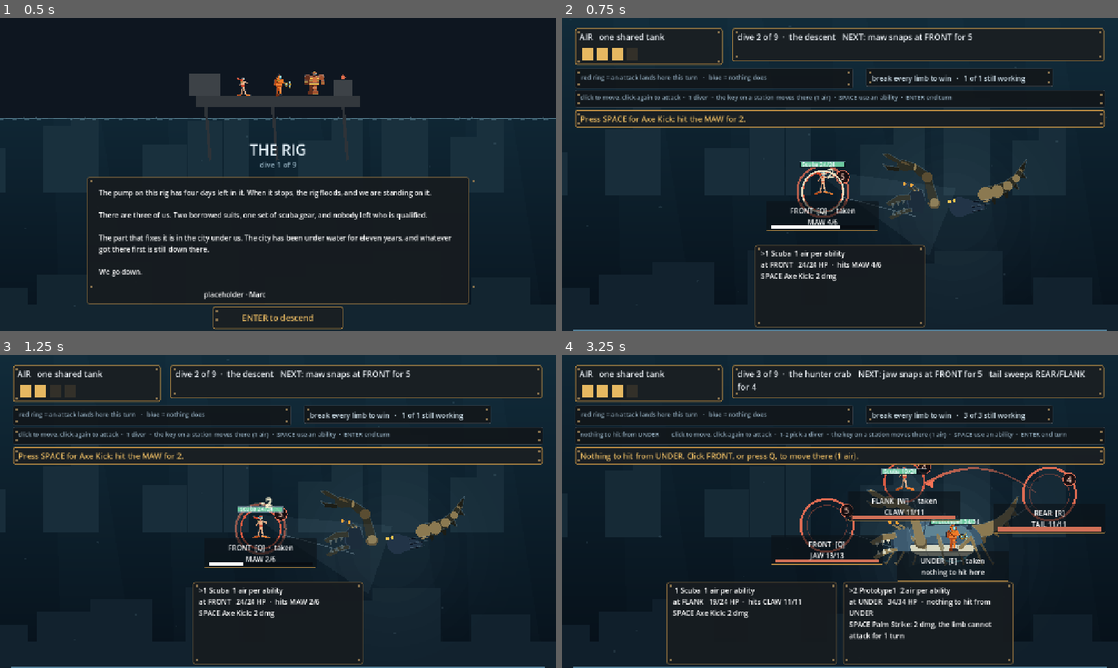
Above: before the commit, frames 1-4 (two rows, left to right).
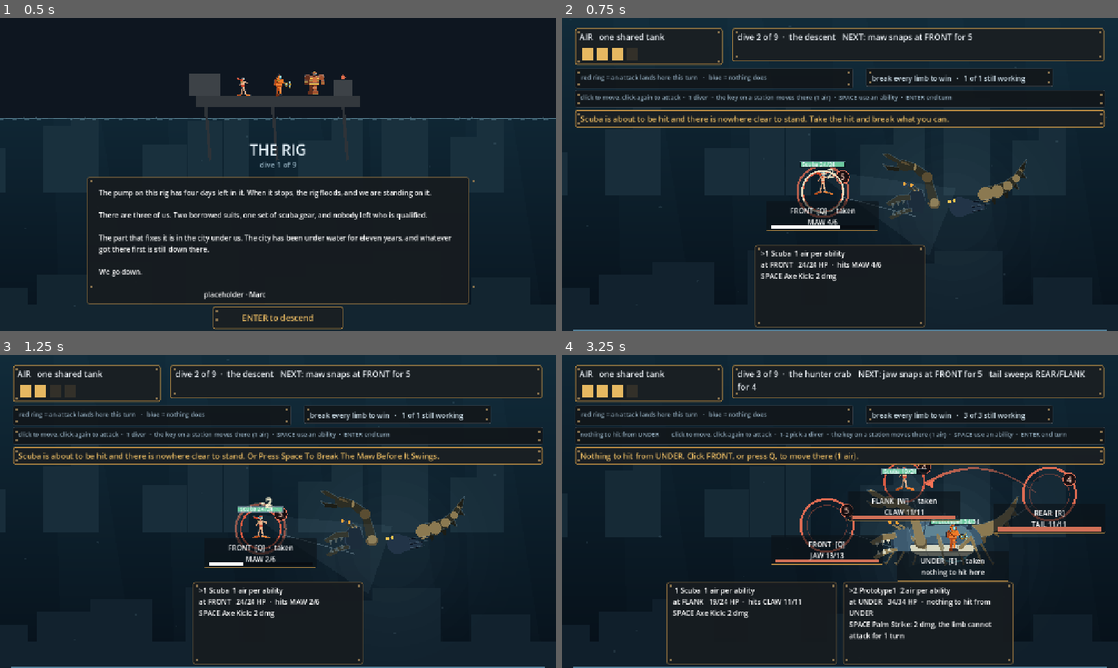
Above: after the commit, the same moments.

Repository: ImmortalDemonGod/salvage
Game: Godot game, scene res://game/main.tscn
Same seed, same stepped clock (60 frames per second), same inputs: the game is played once before the commit and once after it.
Inputs (mouse positions are in pixels of both pictures, inside the frame that each line leads up to):
- Up to frame 1 (0.5 s): no input
- Up to frame 2 (0.75 s): tap Enter at 0.5 s; move the mouse to (962, 158) at 0.52 s; hold Right from 0.53 s (still down); tap 1 at 0.6 s; click (962, 158) at 0.67 s
- Up to frame 3 (1.25 s): keep holding Right; tap Space at 0.77 s
- Up to frame 4 (3.25 s): release Right at 1.25 s; tap Enter at 1.25 s; drag from (728, 527) to (812, 574) at 1.27 s; move the mouse to (895, 442) at 2.02 s; hold Right 2.03-2.75 s; tap 3 at 2.1 s; click (895, 442) at 2.17 s; drag from (812, 574) to (673, 464) at 2.77 s

Frame 1 is identical in both runs. In frame 2, 0.8% of the frame differs, in the area x 3-70%, y 31-34%; in frame 3, 0.9%, in the area x 3-79%, y 31-34%; in frame 4, less than 0.1%.

Commit message:
the hint was worse than no hint
A fresh reviewer walked the eleven screens and found that the prompt band
-- the one teaching surface added since the playtest -- was wrong or
unfollowable on FOUR of five combat screens.

It named a station the same screen labels "taken", which cannot be
entered. And it offered "or hit the JAW with SPACE" as an equivalent to
escaping, when Axe Kick does 2 against a 13 HP limb that is about to swing
for 5. Their words: being told nothing is frustrating, being told to do
something that does not work is worse, because the player does it, it
fails, and now they do not trust the interface either.

A suggestion now has to be legal AND effective. A station is only offered
if it is open, unthreatened, EMPTY and affordable. An attack is only
offered as an alternative to running if it actually stops the hit: enough
damage to break the limb this turn, or a disabler that shuts it. When
neither exists the prompt says so -- there is nowhere clear to stand, take
the hit and break what you can -- instead of inventing an option.

verify/hint.gd audits every suggestion against the sim across 53 states
and four encounters: the station must be enterable, the key must be that
station's key, the ability must be one that diver owns, and "break" must
actually break it. Sabotaged to ignore occupancy, it reproduces the
reviewer's finding by name: "prompt sends Scuba to UNDER, which the screen
labels taken (Prototype1 is there)".

Also from the same review: the ring legend retired after two fights and
they counted the rings as unexplained on exactly the screens carrying the
most of them, so it stays up. "Turn valve 3, it sits at the floor" while
being drawn higher than valves 1 and 2. And the lock's two lines read as
opposites: open the crossover while B is dry, next to keep B dry.

Diff:
--- a/game/main.gd
+++ b/game/main.gd
@@ -589,15 +589,43 @@
 				Combat.STATION_NAMES[int(d.station)], Combat.STATION_NAMES[safe_far],
 				["Q", "W", "E", "R", "T"][safe_far]]
 		return "Press ENTER to end the turn."
-	# standing somewhere an attack is about to land, with the air to leave
-	if int(d.station) in combat.threatened_stations() and combat.air >= Combat.MOVE_COST + d.cost:
+	# standing somewhere an attack is about to land
+	if int(d.station) in combat.threatened_stations():
+		# a station is only a suggestion if it is open, unthreatened, EMPTY,
+		# and affordable. "Taken" is not somewhere you can go.
+		var refuge := -1
 		for st in combat.OPEN_STATIONS:
-			if int(st) == int(d.station):
+			if int(st) == int(d.station) or int(st) in combat.threatened_stations():
 				continue
-			if not (int(st) in combat.threatened_stations()):
-				return "%s is about to be hit. Move to %s (press %s), or hit the %s with SPACE." % [
-					d.dname, Combat.STATION_NAMES[int(st)], ["Q", "W", "E", "R", "T"][int(st)],
-					String(combat.LIMB_NAMES[combat.target_limb(d)]).to_upper()]
+			var occupied := false
+			for o in combat.divers:
+				if not o.down and int(o.station) == int(st):
+					occupied = true
+			if not occupied:
+				refuge = int(st)
+				break
+		# and killing the limb is only an ALTERNATIVE if this diver can
+		# actually kill it this turn with the air in the tank
+		var lb3: int = combat.target_limb(d)
+		var kill := ""
+		if lb3 >= 0:
+			for slot in range(d.kit.size()):
+				var ab3: Dictionary = d.kit[slot]
+				if String(ab3.kind) == "shut" and int(combat.limb_stun[lb3]) <= 0 and combat.air >= d.cost:
+					kill = "or press %s to shut the %s so it cannot swing" % [
+						"SPACE" if slot == 0 else "F", String(combat.LIMB_NAMES[lb3]).to_upper()]
+					break
+				if int(ab3.dmg) >= int(combat.limb_hp[lb3]) and combat.air >= d.cost:
+					kill = "or press %s to break the %s before it swings" % [
+						"SPACE" if slot == 0 else "F", String(combat.LIMB_NAMES[lb3]).to_upper()]
+					break
+		if refuge >= 0 and combat.air >= Combat.MOVE_COST:
+			var move_txt := "%s is about to be hit. Move to %s (press %s)" % [
+				d.dname, Combat.STATION_NAMES[refuge], ["Q", "W", "E", "R", "T"][refuge]]
+			return move_txt + ("   " + kill + "." if kill != "" else ".")
+		if kill != "":
+			return "%s is about to be hit and there is nowhere clear to stand. %s." % [d.dname, kill.capitalize()]
+		return "%s is about to be hit and there is nowhere clear to stand. Take the hit and break what you can." % d.dname
 	# an attack that will land on an empty station costs the squad an air
 	# line, and he watched that happen repeatedly without ever being told
 	# why. Warn while it can still be avoided.
@@ -646,12 +674,12 @@
 	if p.stage == 2:
 		if not p.valve[p.CROSS]:
 			if p.reachable(p.CROSS):
-				return "Open the crossover (4) first, while chamber B is still dry. Once B fills it goes under and you cannot turn it."
+				return "Open the crossover (4) FIRST, before any water goes into B. Its handle is at B floor level, so once B has water you can no longer reach it."
 			return "The crossover is under water. Shut valve 3 to drain chamber B, then open the crossover."
 		return "Crossover open. Fill chamber A to the line with 1 and 2, and 3 to push B's water across. A needs three; B must end dry."
 	if not p.valve[p.SEIZED]:
 		if p.reachable(p.SEIZED):
-			return "Turn valve 3 first. It sits at the floor, and once the water rises it goes under and cannot be turned."
+			return "Turn valve 3 first. It is the one on the tank wall, low down, and once the water rises it goes under and cannot be turned."
 		return "Valve 3 is under water now. Shut one of the others to drop the level, then turn 3."
 	return "Valve 3 is open. Turn the rest to fill the chamber to the line."
 
@@ -780,7 +808,7 @@
 	ui_legend.get_parent().visible = true
 	ui_goal.get_parent().visible = true
 	ui_legend.text = "red ring = an attack lands here this turn   ·   blue = nothing does"
-	ui_legend.get_parent().visible = run.beat <= 2
+	ui_legend.get_parent().visible = true
 	var keys2 := ["Q", "W", "E", "R", "T"]
 	for i in range(ui_stations.size()):
 		ui_stations[i].visible = combat.station_open(i)
--- /dev/null
+++ b/verify/hint.gd
@@ -0,0 +1,110 @@
+extends SceneTree
+
+# The prompt band is the game's whole teaching surface now, and a review
+# found it wrong on four of five combat screens: it named a station the
+# same screen labelled "taken", and offered "or hit the JAW" as an
+# equivalent to escaping when 2 damage cannot stop a 13 HP limb swinging.
+#
+# Being told nothing is frustrating. Being told to do something that does
+# not work is worse, because the player does it, it fails, and now they do
+# not trust the interface either.
+#
+# So every suggestion is checked against the sim, over a lot of states:
+#   a station it names must be open, unthreatened, EMPTY and affordable
+#   a key it names must belong to an ability that diver actually owns
+#   it must never be blank while the fight is running
+
+const Content = preload("res://content/encounters.gd")
+const KEYS := ["Q", "W", "E", "R", "T"]
+
+var findings := 0
+var checked := 0
+
+func fail(msg: String) -> void:
+	findings += 1
+	print("FINDING  %s" % msg)
+
+func _init() -> void:
+	var scene = preload("res://game/main.gd").new()
+	scene.size = Vector2(1280, 800)
+	root.add_child(scene)
+	await process_frame
+
+	var rng := RandomNumberGenerator.new()
+	rng.seed = 41
+	for enc_id in Content.ALL.keys():
+		var c := Combat.new(String(enc_id))
+		scene.combat = c
+		var turns := 0
+		while c.outcome == "ongoing" and turns < 26:
+			turns += 1
+			for i in range(c.divers.size()):
+				if c.divers[i].down:
+					continue
+				scene.selected = i
+				_audit(scene, c, String(enc_id))
+			# play the turn out so the states keep moving
+			for _s in range(5):
+				var a: Dictionary = Bots.greedy(c, rng)
+				if a.is_empty() or not Bots.apply(c, a):
+					break
+			c.end_turn()
+
+	print("hints      %d suggestions audited across %d encounters" % [checked, Content.ALL.size()])
+	print("HINT: %s" % ("clean" if findings == 0 else "%d finding(s)" % findings))
+	quit(1 if findings > 0 else 0)
+	return
+
+func _audit(scene, c, enc_id: String) -> void:
+	var text: String = scene._next_step()
+	checked += 1
+	if text.strip_edges() == "":
+		fail("%s: the prompt is blank while the fight is running" % enc_id)
+		return
+	var d = c.divers[scene.selected]
+
+	# "Move to FLANK (press W)" -- must be somewhere this diver can go
+	var m := RegEx.create_from_string("Move to ([A-Z]+) \\(press ([A-Z])\\)").search(text)
+	if m != null:
+		var name := m.get_string(1)
+		var st := Combat.STATION_NAMES.find(name)
+		if st < 0:
+			fail("%s: prompt names a station that does not exist: %s" % [enc_id, name])
+			return
+		if KEYS[st] != m.get_string(2):
+			fail("%s: prompt tells the player to press %s for %s, whose key is %s" % [
+				enc_id, m.get_string(2), name, KEYS[st]])
+		if not c.station_open(st):
+			fail("%s: prompt sends %s to %s, which is not open here" % [enc_id, d.dname, name])
+		if st in c.threatened_stations():
+			fail("%s: prompt sends %s to %s, where an attack lands this turn" % [enc_id, d.dname, name])
+		for o in c.divers:
+			if not o.down and int(o.station) == st and int(o.id) != int(d.id):
+				fail("%s: prompt sends %s to %s, which the screen labels taken (%s is there)" % [
+					enc_id, d.dname, name, o.dname])
+		if c.air < Combat.MOVE_COST:
+			fail("%s: prompt says move with %d air in the tank and a move costing %d" % [
+				enc_id, c.air, Combat.MOVE_COST])
+
+	# "press SPACE to break the JAW" -- must be an ability this diver has,
+	# and it must actually do what the sentence claims
+	var k := RegEx.create_from_string("press (SPACE|F) to (break|shut) the ([A-Z]+)").search(text)
+	if k != null:
+		var slot: int = 0 if k.get_string(1) == "SPACE" else 1
+		if slot >= d.kit.size():
+			fail("%s: prompt offers %s to %s, and %s has no such ability" % [
+				enc_id, k.get_string(1), k.get_string(2), d.dname])
+			return
+		var lb: int = c.target_limb(d)
+		if lb < 0:
+			fail("%s: prompt offers an attack while %s has nothing to hit" % [enc_id, d.dname])
+			return
+		var ab: Dictionary = d.kit[slot]
+		if k.get_string(2) == "break" and int(ab.dmg) < int(c.limb_hp[lb]):
+			fail("%s: prompt says %s BREAKS the %s, and it does %d against %d" % [
+				enc_id, String(ab.name), k.get_string(3), int(ab.dmg), int(c.limb_hp[lb])])
+		if k.get_string(2) == "shut" and String(ab.kind) != "shut":
+			fail("%s: prompt says %s SHUTS the %s, and it is a %s" % [
+				enc_id, String(ab.name), k.get_string(3), String(ab.kind)])
+		if c.air < int(d.cost):
+			fail("%s: prompt offers an ability costing %d with %d air left" % [enc_id, int(d.cost), c.air])
Not shown, changed: verify/fast.sh
